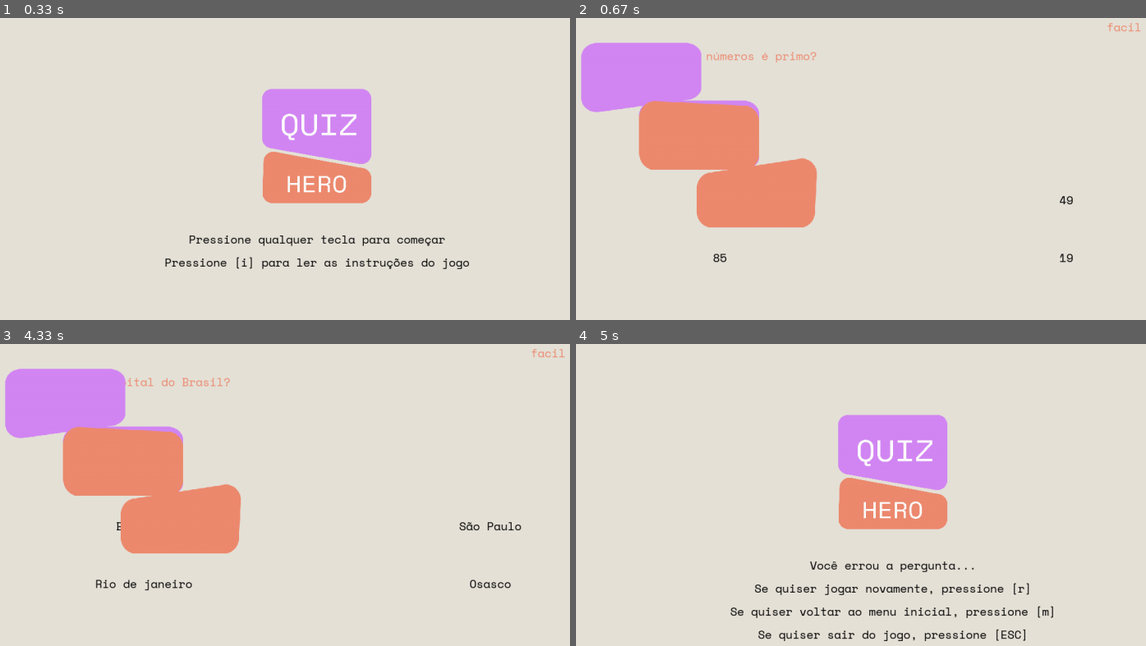
Above: before the commit, frames 1-4 (two rows, left to right).
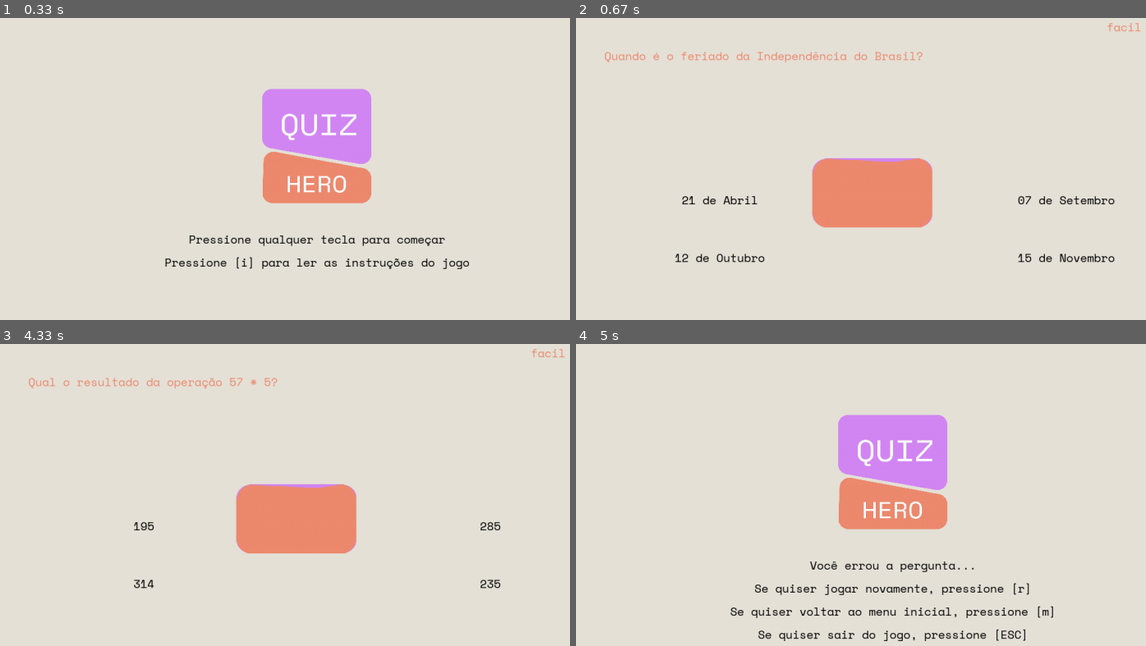
Above: after the commit, the same moments.

Repository: insper-classroom/devlife-23-1-projeto-pygame-jonas-pelegrina-gabriel-mendes
Game: pygame game, started from jogo.py
The game is run twice, just before and just after one commit, with the same random seed, the same clock (stepped at 60 frames per second) and the same inputs.
Inputs:
- Up to frame 1 (0.33 s): no input
- Up to frame 2 (0.67 s): tap Enter at 0.33 s
- Up to frame 3 (4.33 s): tap Space at 0.67, 1, 2.4, 2.7, 3.45, 3.67, 4.12 s; tap M at 3.73 s
- Up to frame 4 (5 s): tap Space at 4.33, 4.95 s

Frame 1 is identical in both runs. In frame 2, 19% of the frame differs, in the area x 0-95%, y 8-81%; in frame 3, 19%; in frame 4, nothing differs.

Commit message:
Base de questões do jogo atualizada.

Diff:
--- a/jogo.py
+++ b/jogo.py
@@ -90,7 +90,7 @@
             opcao_c = fonte_jogo.render(opcoes['C'], True, PRETO)
             opcao_d = fonte_jogo.render(opcoes['D'], True, PRETO)
             resposta = questao_sorteada_facil['correta']
-            window.blit (titulo, (WIDTH/2 - titulo.get_width()/2 - 300, HEIGHT/10 - titulo.get_height()/2 + 50))
+            window.blit (titulo, (WIDTH/2 - 500, HEIGHT/10 - titulo.get_height()/2 + 50))
             window.blit (opcao_a, (WIDTH/2 - opcao_a.get_width()/2 - 300, HEIGHT/10 - opcao_a.get_height()/2 + 300))
             window.blit (opcao_b, (WIDTH/2 - opcao_b.get_width()/2 - 300, HEIGHT/10 - opcao_b.get_height()/2 + 400))
             window.blit (opcao_c, (WIDTH/2 - opcao_c.get_width()/2 + 300, HEIGHT/10 - opcao_c.get_height()/2 + 300))
@@ -98,10 +98,10 @@
 
 
             # Criando retangulo
-            window.blit(retangulo_a,(200, 200))
-            window.blit(retangulo_b,(100, 100))
-            window.blit(retangulo_c,(200, 200))
-            window.blit(retangulo_d,(300, 300))
+            window.blit(retangulo_a,(500, 300))
+            window.blit(retangulo_b,(500, 300))
+            window.blit(retangulo_c,(500, 300))
+            window.blit(retangulo_d,(500, 300))
 
 
             # Texto/Dificuldade
--- a/perguntas_e_respostas.py
+++ b/perguntas_e_respostas.py
@@ -1,10 +1,30 @@
-perguntas = [{'titulo': 'Qual a capital do Brasil?',
+perguntas = [
+         {'titulo': 'Qual a capital do Brasil?',
           'nivel': 'facil',
           'opcoes': {'A': 'Brasília', 'B': 'Rio de janeiro', 'C': 'São Paulo', 'D': 'Osasco'},
           'correta': 'A'},
-
+         {'titulo': 'Qual o resultado da operação 57 * 5?',
+          'nivel': 'facil',
+          'opcoes': {'A': '195', 'B': '314', 'C': '285', 'D': '235'},
+          'correta': 'C'},
+         {'titulo': 'Quando é o feriado da Independência do Brasil?',
+          'nivel': 'facil',
+          'opcoes': {'A': '21 de Abril', 'B': '12 de Outubro', 'C': '07 de Setembro', 'D': '15 de Novembro'},
+          'correta': 'C'},
+          {'titulo': 'Quantos títulos mundiais o Palmeiras tem?',
+          'nivel': 'facil',
+          'opcoes': {'A': '3', 'B': '4', 'C': '1', 'D': '0'},
+          'correta': 'D'},
+         {'titulo': 'Qual destas não é uma linguagem de programação?',
+          'nivel': 'medio',
+          'opcoes': {'A': 'C++', 'B': 'Python', 'C': 'DogeScript', 'D': 'Shiba'},
+          'correta': 'D'},
          {'titulo': 'Qual destes números é primo?',
-          'nivel': 'facil',
+          'nivel': 'medio',
           'opcoes': {'A': '259', 'B': '85', 'C': '49', 'D': '19'},
           'correta': 'D'},
+         {'titulo': 'Qual luas Júpiter tem?',
+          'nivel': 'difícil',
+          'opcoes': {'A': '79', 'B': '92', 'C': '88', 'D': '54'},
+          'correta': 'B'},
         ]
